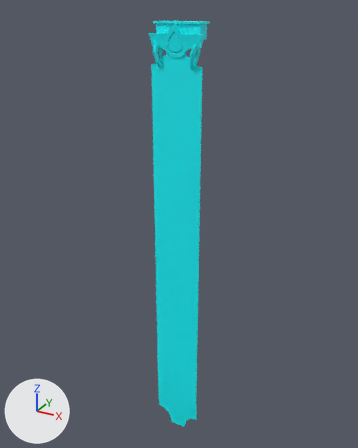
The FBX model DGM2610 - Game Design I/WowRenderedScene/Assets/Animations/Banner.fbx: old version first, new version second.
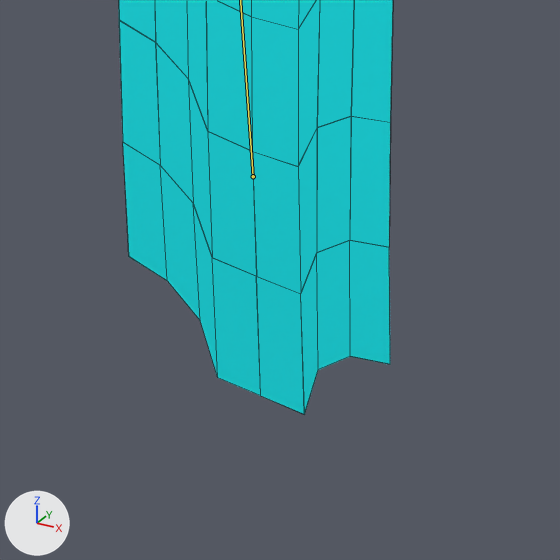
Old and new are each drawn whole from a camera (50 mm lens) standing at (1.011, -1.836, 1.134) and looking at (-0.031, 0.058, 0.187) and again close up on the part from 39% to 62% of the width and 82% to 100% of the height. Every picture has the same lights, and +X, +Y and +Z are marked at lower left. Both versions are drawn at frame 25 of the action 'Take 001'; the numbers are the values there. The bones that bend it are drawn over the model as lines in the close-ups. The close-ups show mesh edges as thin lines.

The first close-up shows 'Banner'.
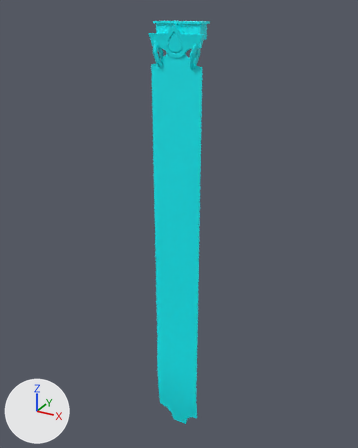
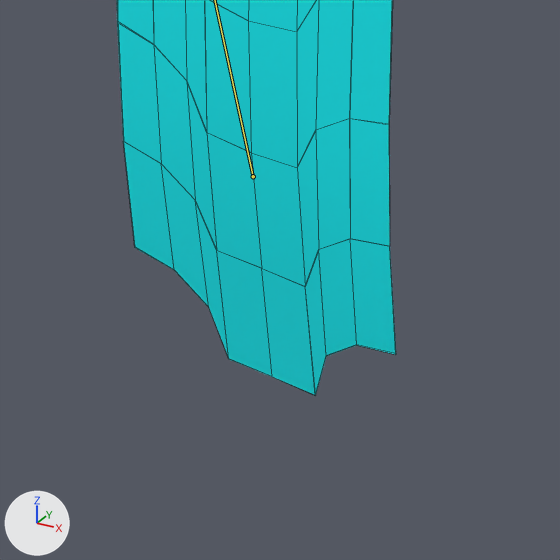
Pixel boxes (x1, y1, x2, y2) of what changed, in the close-ups (560 x 560 px):
'Banner', posed: before (119, 0, 393, 414); after (117, 0, 396, 396)

What the commit changed:
Bone 'Banner_08_Jnt' (bone_banner_08_jnt) turns from (6, 0, 0) to (15, 0, 0) degrees about its own x, y and z.
